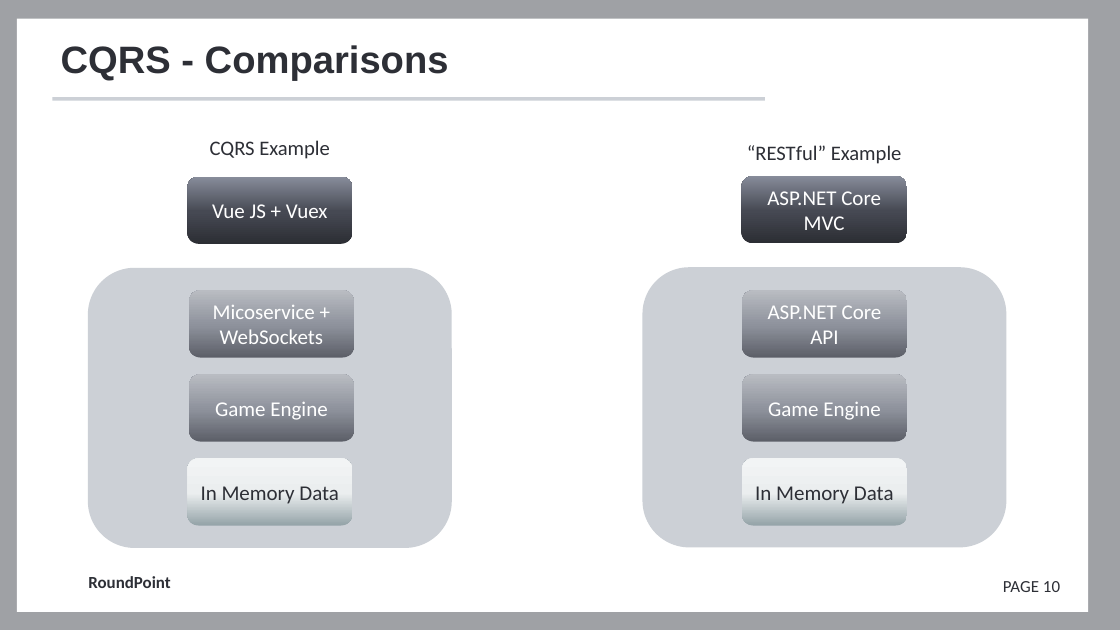
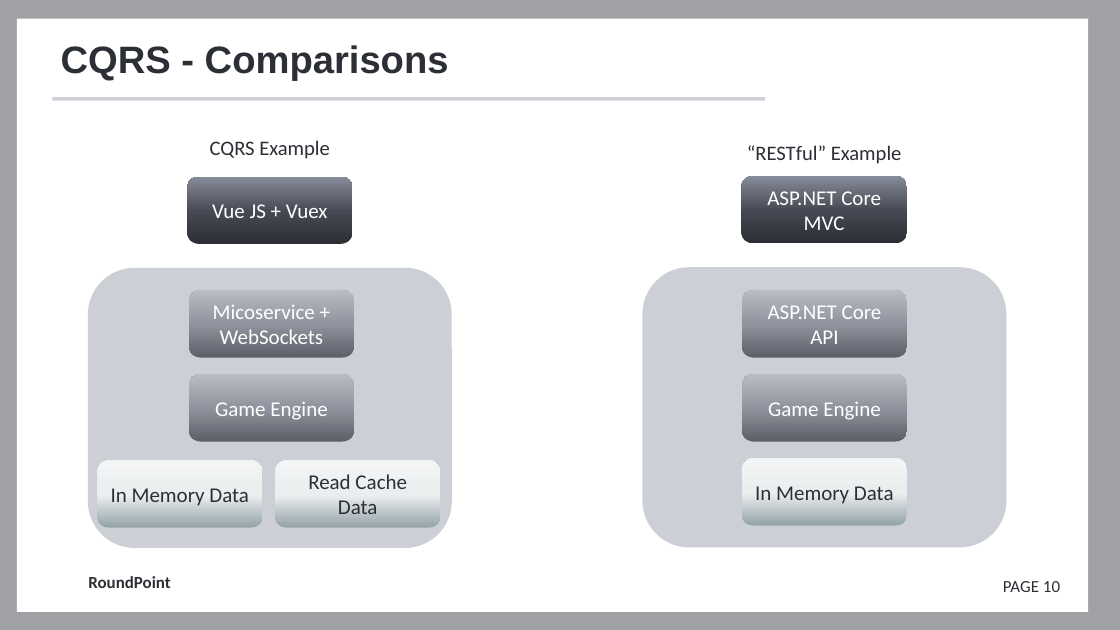
Before and after one commit to FrameworkFactory/cqrs-presentation, a slide deck: slide 10 of docs/Presentation.pptx. Drawn at 1120x630 pixels with LibreOffice and Linux fonts; fonts in the diff are those of the drawing; background and template pictures are left out. Boxes give left, top, right and bottom in pixels: in the first picture for what was removed or moved away, otherwise in the second. Text is boxed around its words. In the diff, an @@ line names an element or a change of style, - is before the commit and + after.

```diff
--- a/docs/Presentation.pptx
+++ b/docs/Presentation.pptx
@@ rounded rectangle "In Memory Data": place and size @@
-rounded rectangle "In Memory Data" at (187, 459, 352, 526)
+rounded rectangle "In Memory Data" at (97, 460, 262, 528)
@@ rounded rectangle added at (276, 460, 440, 528), fill gradient #94A3A8 to #EBEEEF to #F2F4F5, 18 pt, text #2D2F36 @@
+Read Cache Data
```
Also in this commit, not shown: 6 other slides changed, 12 slides added, 10 slides removed.
